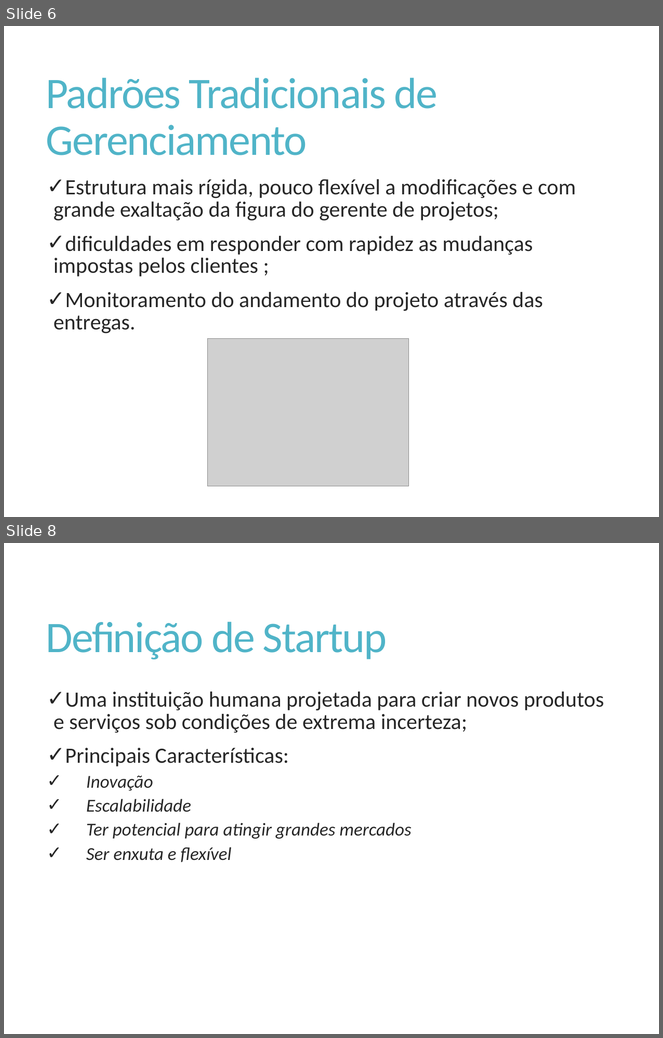
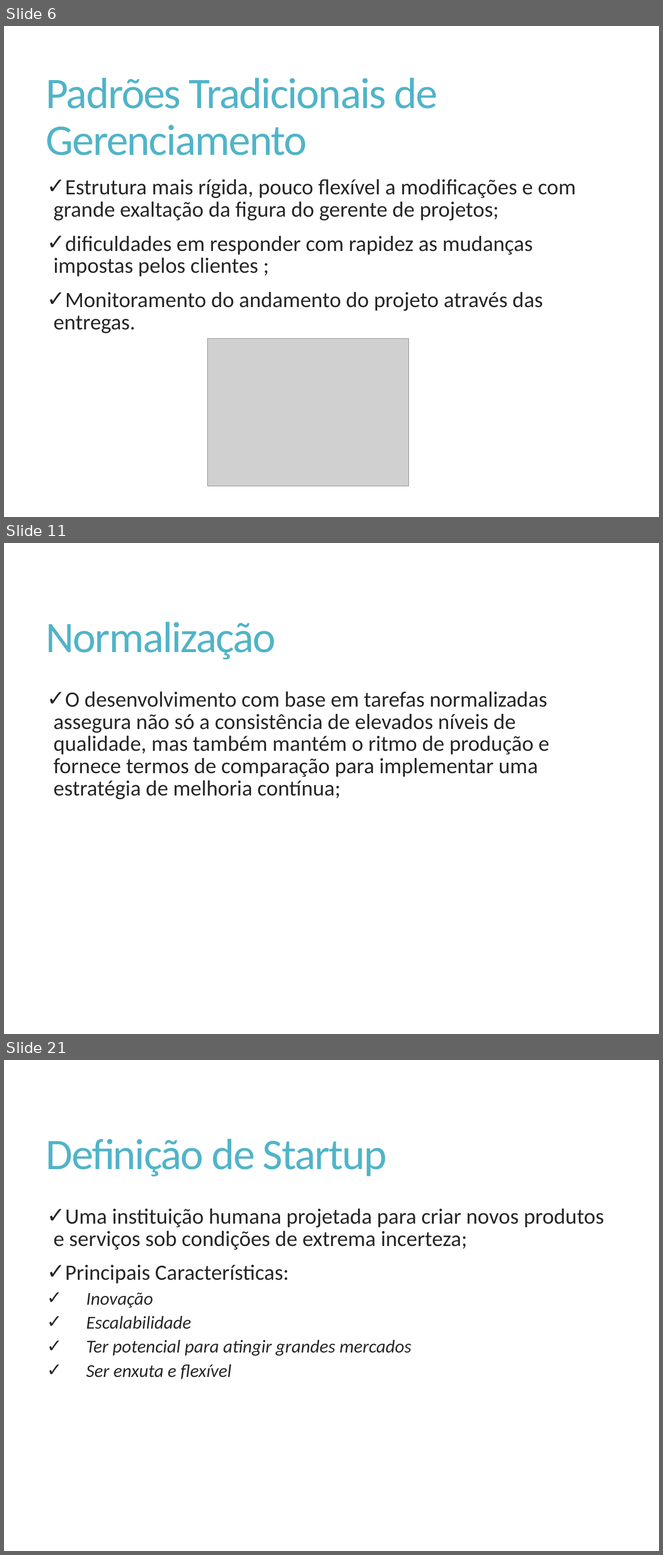
Before and after one commit to Elton-Garbin/TCC-2016, a slide deck: StartIdea/StartIdea.Docs/Apresentacao.pptx. Shown one above the other, each under a label of ours: slides 6 and 8 before the commit, slides 6, 11 and 21 after it; the slides between them are not shown. The pictures are 663x1038 and 663x1555 pixels, drawn with LibreOffice and Linux fonts; fonts in the diff are those of the drawing; grey boxes stand for pictures. Boxes give left, top, right and bottom in pixels: in the first picture for what was removed or moved away, otherwise in the second. Text is boxed around its words. In the diff, an @@ line names an element or a change of style, - is before the commit and + after.

```diff
--- a/StartIdea/StartIdea.Docs/Apresentacao.pptx
+++ b/StartIdea/StartIdea.Docs/Apresentacao.pptx
@@ slide 11 added at [4,543,659,1034], background #FFFFFF @@
@@ title added at [46,622,276,659], 48 pt, text #50B4C8 @@
+Normalização
@@ text added at [53,692,549,800], 24 pt, text #262626 @@
+✓ O desenvolvimento com base em tarefas normalizadas assegura não só a consistência de elevados níveis de qualidade, mas também mantém o ritmo de produção e fornece termos de comparação para implementar uma estratégia de melhoria contínua;
@@ what was slide 8 is now slide 21 @@
```
Also in this commit, not shown: 2 slides changed, 12 other slides added.
